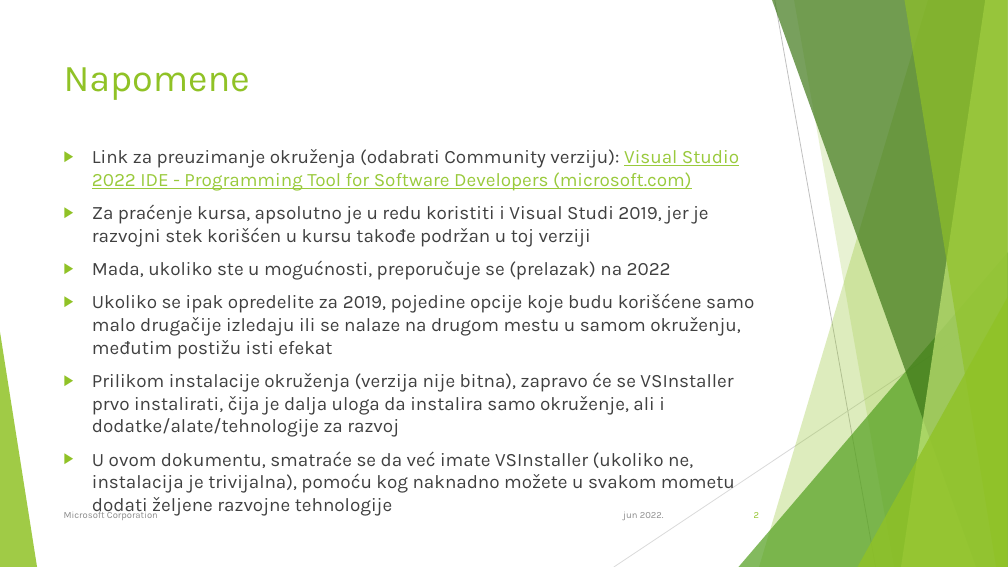
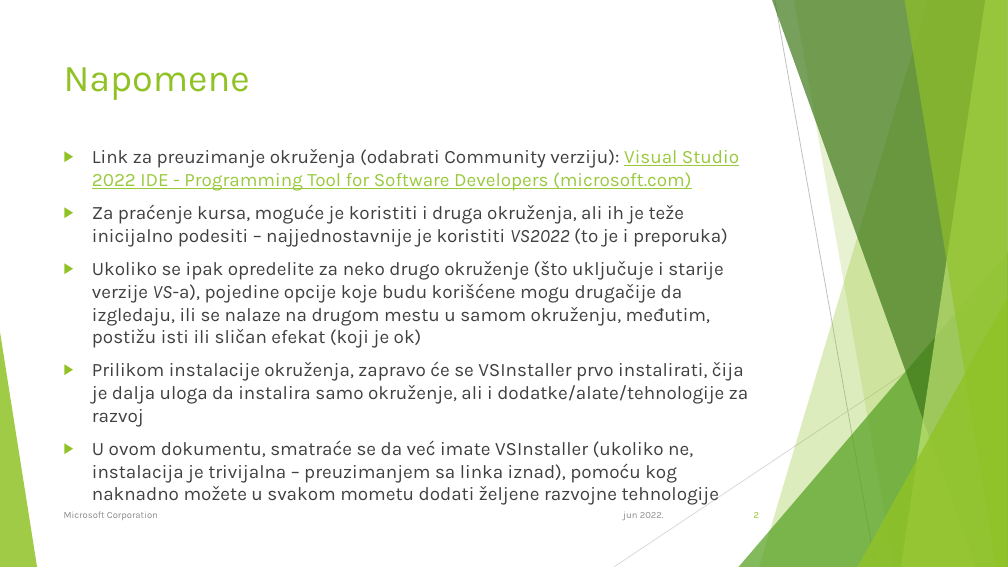
Before and after one commit to vladimir-siv/web-seminar-leto-2022, a slide deck: slide 2 of 0. Vodiči/1. Visual Studio 2022 Instalacija.pptx. Drawn at 1008x567 pixels with LibreOffice and Linux fonts; fonts in the diff are those of the drawing. Boxes give left, top, right and bottom in pixels: in the first picture for what was removed or moved away, otherwise in the second. Text is boxed around its words. In the diff, an @@ line names an element or a change of style, - is before the commit and + after.

```diff
--- a/0. Vodiči/1. Visual Studio 2022 Instalacija.pptx
+++ b/0. Vodiči/1. Visual Studio 2022 Instalacija.pptx
@@ text at (92,204,748,505): text changed @@
-▶ Za praćenje kursa, apsolutno je u redu koristiti i Visual Studi 2019, jer je razvojni stek korišćen u kursu takođe podržan u toj verziji
-▶ Mada, ukoliko ste u mogućnosti, preporučuje se (prelazak) na 2022
-▶ Ukoliko se ipak opredelite za 2019, pojedine opcije koje budu korišćene samo malo drugačije izledaju ili se nalaze na drugom mestu u samom okruženju, međutim postižu isti efekat
-▶ Prilikom instalacije okruženja (verzija nije bitna), zapravo će se VSInstaller prvo instalirati, čija je dalja uloga da instalira samo okruženje, ali i dodatke/alate/tehnologije za razvoj
-▶ U ovom dokumentu, smatraće se da već imate VSInstaller (ukoliko ne, instalacija je trivijalna), pomoću kog naknadno možete u svakom mometu dodati željene razvojne tehnologije
+▶ Za praćenje kursa, moguće je koristiti i druga okruženja, ali ih je teže inicijalno podesiti – najjednostavnije je koristiti VS2022 (to je i preporuka)
+▶ Ukoliko se ipak opredelite za neko drugo okruženje (što uključuje i starije verzije VS-a), pojedine opcije koje budu korišćene mogu drugačije da izgledaju, ili se nalaze na drugom mestu u samom okruženju, međutim, postižu isti ili sličan efekat (koji je ok)
+▶ Prilikom instalacije okruženja, zapravo će se VSInstaller prvo instalirati, čija je dalja uloga da instalira samo okruženje, ali i dodatke/alate/tehnologije za razvoj
+▶ U ovom dokumentu, smatraće se da već imate VSInstaller (ukoliko ne, instalacija je trivijalna – preuzimanjem sa linka iznad), pomoću kog naknadno možete u svakom mometu dodati željene razvojne tehnologije
```
Also in this commit, not shown: 1 other slide changed, 2 slides added.
